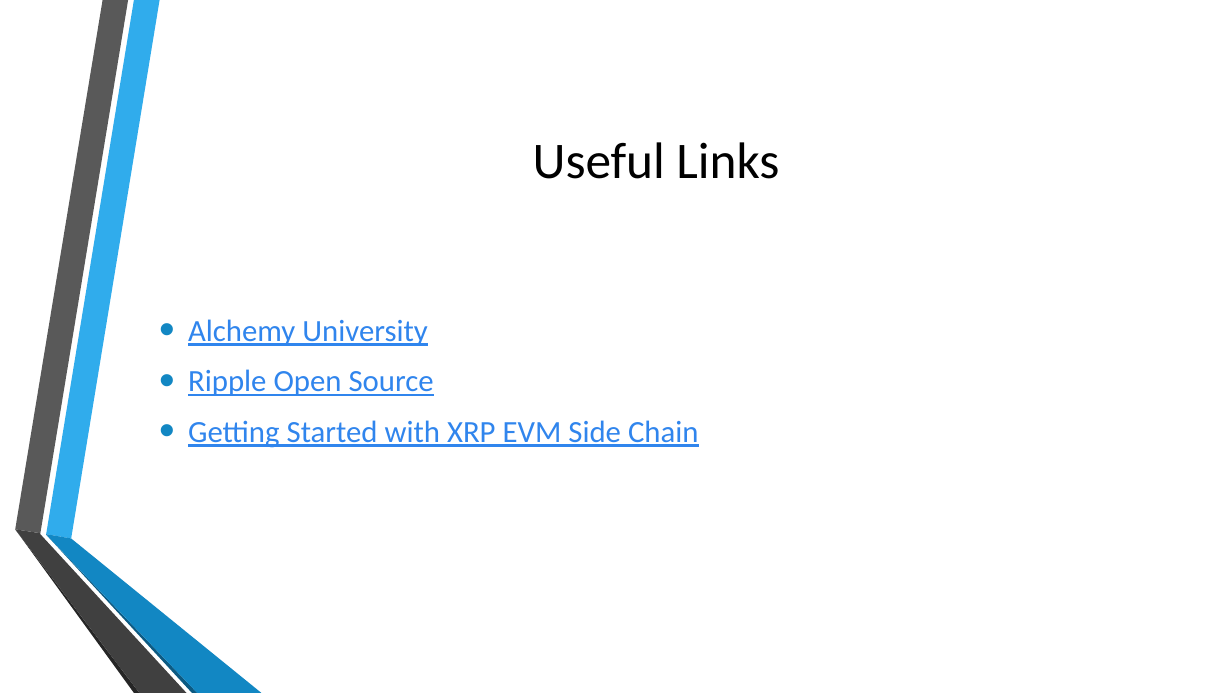
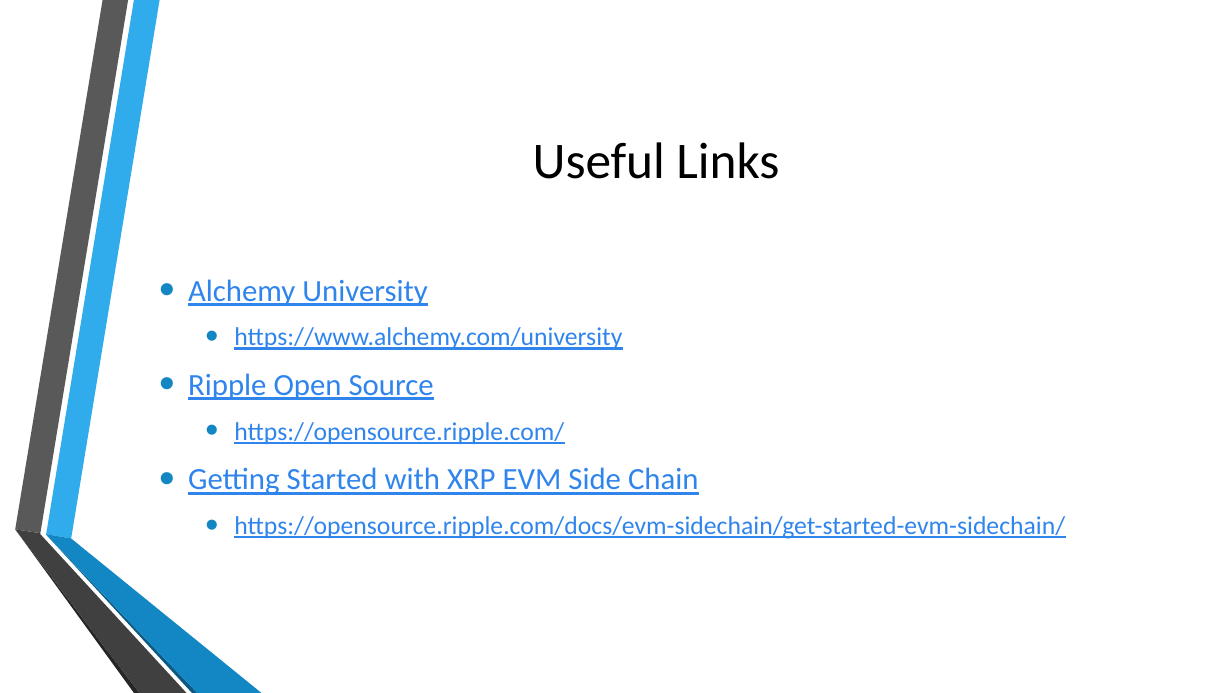
Before and after one commit to johnisag/my-portfolio-alch-uni, a slide deck: slide 6 of final_presentation.pptx. Drawn at 1232x693 pixels with LibreOffice and Linux fonts; fonts in the diff are those of the drawing; background and template pictures are left out. Boxes give left, top, right and bottom in pixels: in the first picture for what was removed or moved away, otherwise in the second. Text is boxed around its words. In the diff, an @@ line names an element or a change of style, - is before the commit and + after.

```diff
--- a/final_presentation.pptx
+++ b/final_presentation.pptx
@@ text at (x1=234, y1=327, x2=622, y2=350): paragraph added @@
+  • https://www.alchemy.com/university
@@ text at (x1=234, y1=422, x2=564, y2=444): paragraph added @@
+  • https://opensource.ripple.com/
@@ text at (x1=234, y1=516, x2=1065, y2=539): paragraph added @@
+  • https://opensource.ripple.com/docs/evm-sidechain/get-started-evm-sidechain/
```
Also in this commit, not shown: 2 other files.
